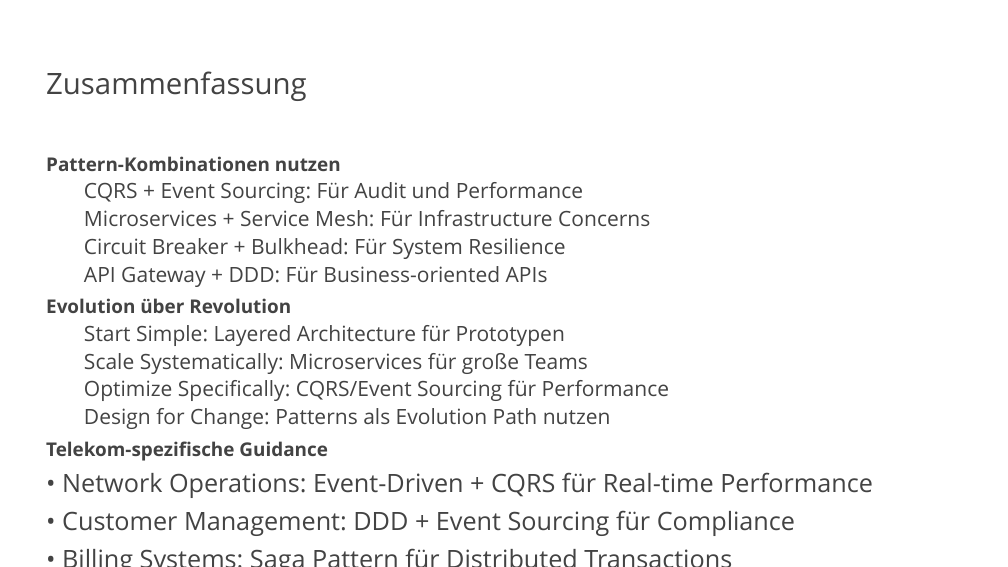
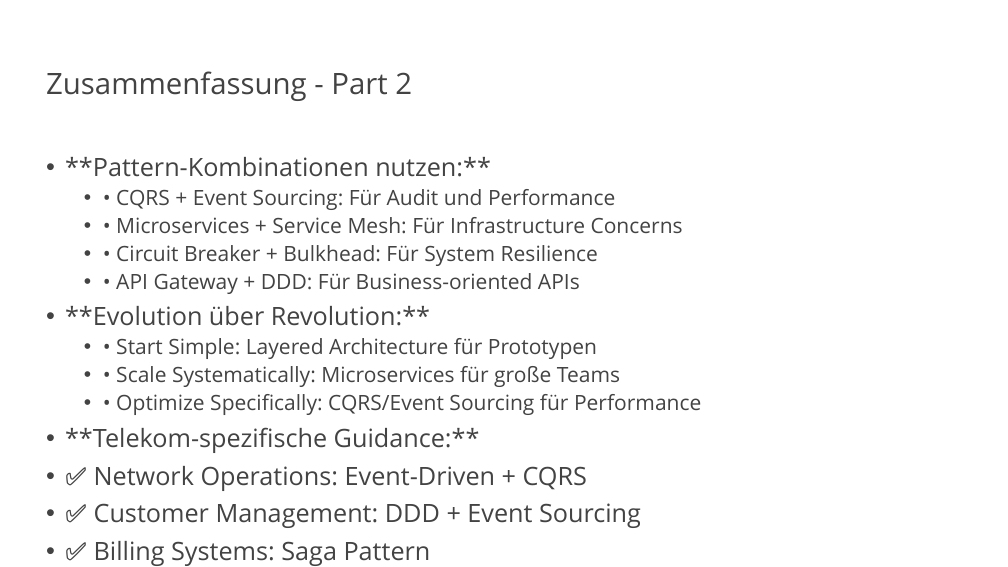
Before and after one commit to vanillacore-net/september-2025-telekom-training, a slide deck: slide 19 of presentations/powerpoint/arch-patterns-part2.pptx (slide 42 before the commit). Drawn at 1008x567 pixels with LibreOffice and Linux fonts; fonts in the diff are those of the drawing; background and template pictures are left out. Boxes give left, top, right and bottom in pixels: in the first picture for what was removed or moved away, otherwise in the second. Text is boxed around its words. In the diff, an @@ line names an element or a change of style, - is before the commit and + after.

```diff
--- a/presentations/powerpoint/arch-patterns-part2.pptx
+++ b/presentations/powerpoint/arch-patterns-part2.pptx
@@ title at (46, 71, 412, 101): text changed @@
-Zusammenfassung
+Zusammenfassung - Part 2
@@ text at (65, 157, 701, 566): text changed @@
-Pattern-Kombinationen nutzen
-  CQRS + Event Sourcing: Für Audit und Performance
-  Microservices + Service Mesh: Für Infrastructure Concerns
-  Circuit Breaker + Bulkhead: Für System Resilience
-  API Gateway + DDD: Für Business-oriented APIs
-Evolution über Revolution
-  Start Simple: Layered Architecture für Prototypen
-  Scale Systematically: Microservices für große Teams
-  Optimize Specifically: CQRS/Event Sourcing für Performance
-  Design for Change: Patterns als Evolution Path nutzen
-Telekom-spezifische Guidance
-• Network Operations: Event-Driven + CQRS für Real-time Performance
-• Customer Management: DDD + Event Sourcing für Compliance
-• Billing Systems: Saga Pattern für Distributed Transactions
-• Legacy Integration: Strangler Fig für graduelle Migration
+• **Pattern-Kombinationen nutzen:**
+  • • CQRS + Event Sourcing: Für Audit und Performance
+  • • Microservices + Service Mesh: Für Infrastructure Concerns
+  • • Circuit Breaker + Bulkhead: Für System Resilience
+  • • API Gateway + DDD: Für Business-oriented APIs
+• **Evolution über Revolution:**
+  • • Start Simple: Layered Architecture für Prototypen
+  • • Scale Systematically: Microservices für große Teams
+  • • Optimize Specifically: CQRS/Event Sourcing für Performance
+• **Telekom-spezifische Guidance:**
+• ✅ Network Operations: Event-Driven + CQRS
+• ✅ Customer Management: DDD + Event Sourcing
+• ✅ Billing Systems: Saga Pattern
+• ✅ Legacy Integration: Strangler Fig Pattern
```
Also in this commit, not shown: 5 other slides changed, 10 slides added, 33 slides removed, 8 other files.
